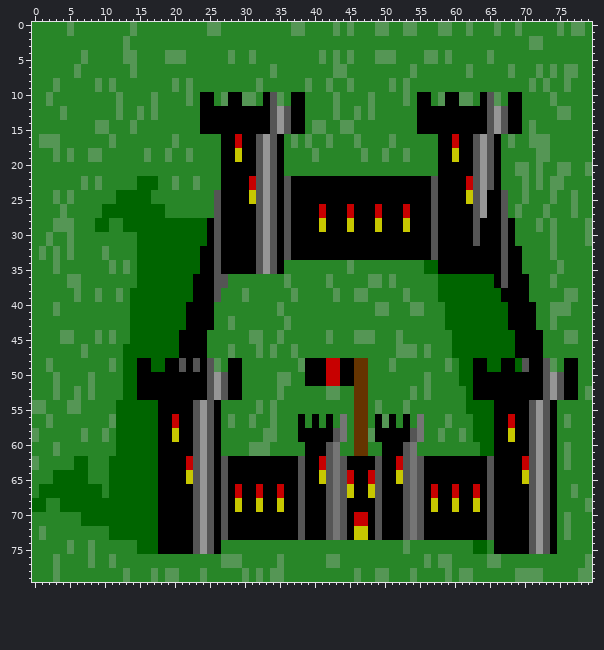
Edited in one commit: sprite sheet (public/img/game/castle_black.png). The picture above was drawn from the file before the commit.
The file is 80x80 pixels.
The result:
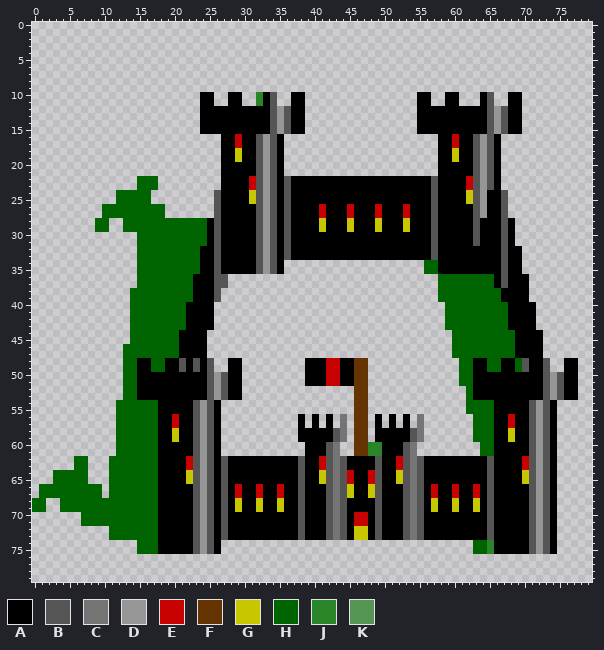
Palette (. is transparent): A #000000  B #555555  C #757575  D #969696  E #c70000  F #653400  G #c7c700  H #006500  J #288628  K #559655
Diff:
Changed rows in their new state; - is an unchanged pixel.
first column x 0:
 0 ................................................................................
 1 ................................................................................
 2 ................................................................................
 3 ................................................................................
 4 ................................................................................
 5 ................................................................................
 6 ................................................................................
 7 ................................................................................
 8 ................................................................................
 9 ................................................................................
10 ........................--..--..---..--................--..--...--..--..........
11 ........................--..--..---..--................--..--...--..--..........
12 ........................---------------................---------------..........
13 ........................---------------................---------------..........
14 ........................---------------................---------------..........
15 ........................---------------................---------------..........
16 ...........................---------......................---------.............
17 ...........................---------......................---------.............
18 ...........................---------......................---------.............
19 ...........................---------......................---------.............
20 ...........................---------......................---------.............
21 ...........................---------......................---------.............
22 ...............---.........----------------------------------------.............
23 ...............---.........----------------------------------------.............
24 ............-----.........------------------------------------------............
25 ............-----.........------------------------------------------............
26 ..........---------.......------------------------------------------............
27 ..........---------.......------------------------------------------............
28 .........--..--------------------------------------------------------...........
29 .........--..--------------------------------------------------------...........
30 ...............------------------------------------------------------...........
31 ...............------------------------------------------------------...........
32 ...............-------------------------------------------------------..........
33 ...............-------------------------------------------------------..........
34 ...............---------------------....................--------------..........
35 ...............---------------------....................--------------..........
36 ...............-------------..............................-------------.........
37 ...............-------------..............................-------------.........
38 ..............-------------...............................-------------.........
39 ..............-------------...............................-------------.........
40 ..............------------.................................-------------........
41 ..............------------.................................-------------........
42 ..............------------.................................-------------........
43 ..............------------.................................-------------........
44 ..............-----------...................................-------------.......
45 ..............-----------...................................-------------.......
46 .............------------...................................-------------.......
47 .............------------...................................-------------.......
48 .............-------------..--.........---------.............-------------..--..
49 .............-------------..--.........---------.............-------------..--..
50 .............-----------------.........---------.............-----------------..
51 .............-----------------.........---------.............-----------------..
52 .............-----------------................--..............----------------..
53 .............-----------------................--..............----------------..
54 ............---------------...................--..............-------------.....
55 ............---------------...................--..............-------------.....
56 ............---------------...........-.-.-.-.--.-.-.-.-.......------------.....
57 ............---------------...........-.-.-.-.--.-.-.-.-.......------------.....
58 ............---------------...........-------.--.-------.......------------.....
59 ............---------------...........-------.--.-------.......------------.....
60 ............---------------............-----..---------.........-----------.....
61 ............---------------............-----..---------.........-----------.....
62 ......--...----------------------------------------------------------------.....
63 ......--...----------------------------------------------------------------.....
64 ...-----...----------------------------------------------------------------.....
65 ...-----...----------------------------------------------------------------.....
66 .---------.----------------------------------------------------------------.....
67 .---------.----------------------------------------------------------------.....
68 --..-----------------------------------------------------------------------.....
69 --..-----------------------------------------------------------------------.....
70 .......--------------------------------------------------------------------.....
71 .......--------------------------------------------------------------------.....
72 ...........----------------------------------------------------------------.....
73 ...........----------------------------------------------------------------.....
74 ...............------------....................................------------.....
75 ...............------------....................................------------.....
76 ................................................................................
77 ................................................................................
78 ................................................................................
79 ................................................................................
Where, in picture pixels (left, top, right, bottom), the same in both pictures:
erased: (32, 22, 592, 582)
